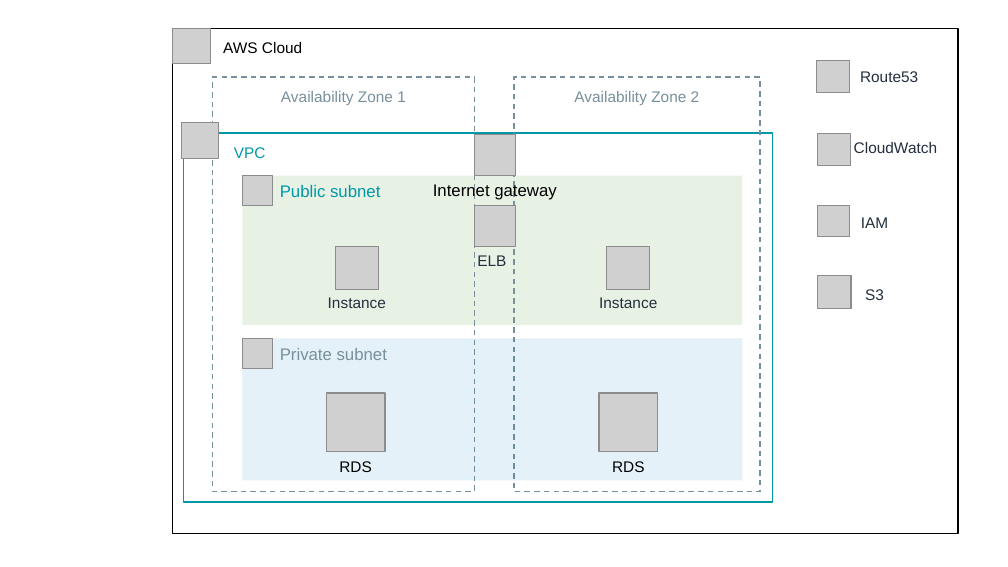
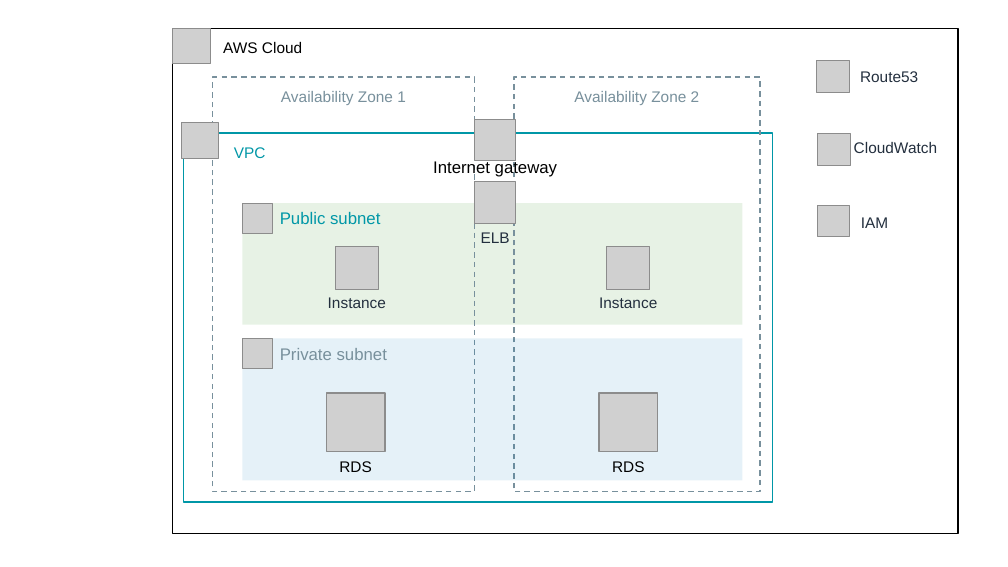
Before and after one commit to morimaruP/-, a slide deck: slide 1 of 構成図.pptx. Drawn at 1008x567 pixels with LibreOffice and Linux fonts; fonts in the diff are those of the drawing; grey boxes stand for pictures. Boxes give left, top, right and bottom in pixels: in the first picture for what was removed or moved away, otherwise in the second. Text is boxed around its words. In the diff, an @@ line names an element or a change of style, - is before the commit and + after.

```diff
--- a/構成図.pptx
+++ b/構成図.pptx
@@ picture: place and size @@
-picture at bbox=[475, 134, 516, 175]
+picture at bbox=[475, 120, 516, 161]
@@ text "Internet gateway": place and size @@
-text "Internet gateway" at bbox=[433, 182, 556, 200]
+text "Internet gateway" at bbox=[433, 159, 557, 177]
@@ rectangle "Public subnet": place and size @@
-rectangle "Public subnet" at bbox=[243, 175, 743, 325]
+rectangle "Public subnet" at bbox=[243, 203, 743, 325]
@@ picture: place and size @@
-picture at bbox=[243, 175, 273, 206]
+picture at bbox=[243, 203, 273, 233]
@@ picture: place and size @@
-picture at bbox=[475, 206, 516, 247]
+picture at bbox=[475, 181, 516, 223]
@@ text "ELB": place and size @@
-text "ELB" at bbox=[477, 255, 506, 266]
+text "ELB" at bbox=[481, 232, 510, 243]
@@ picture removed at bbox=[817, 275, 851, 308] @@
@@ text removed at bbox=[865, 289, 884, 300] @@
-S3
```
